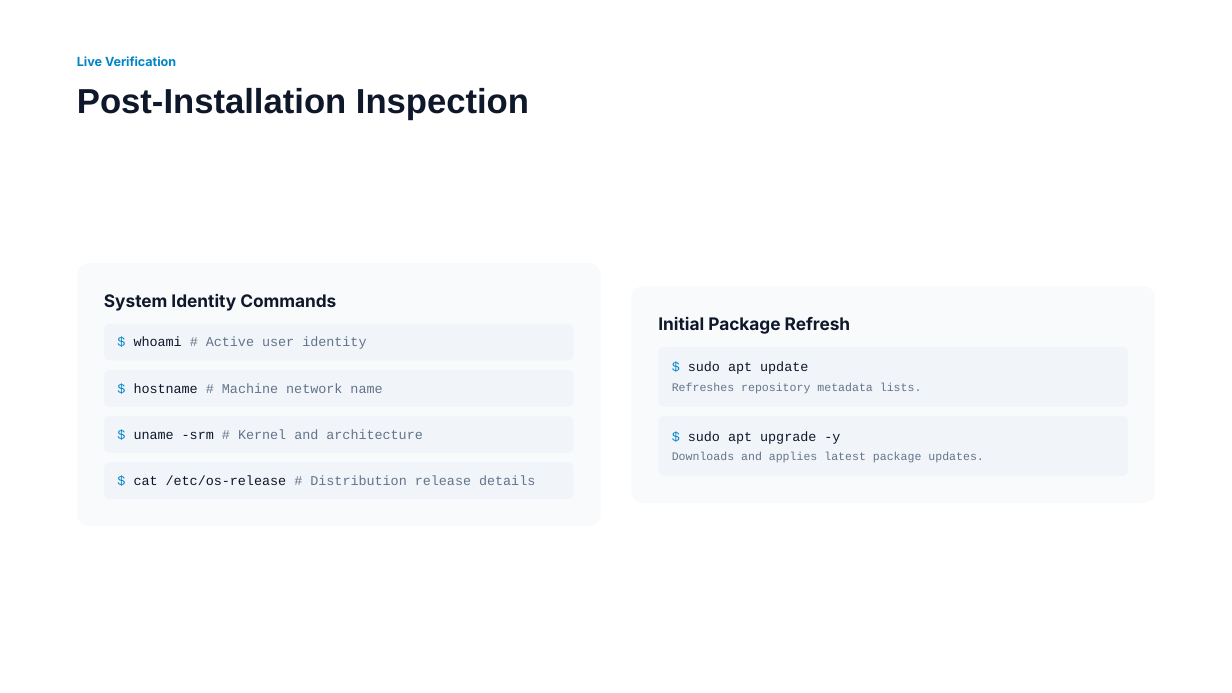
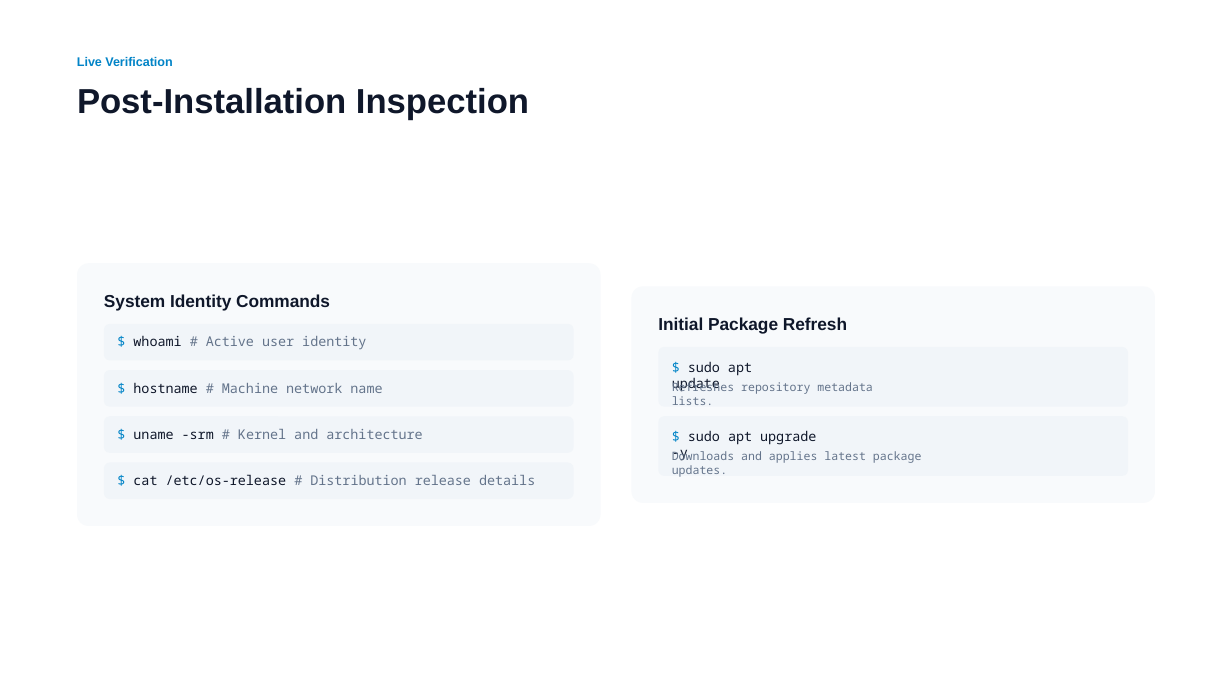
Before and after one commit to flybfree/Linux_Introduction_recovered, a slide deck: slide 16 of Presentation/Lesson 1_ Operating Systems and Linux Fundamentals.pptx (slide 14 before the commit). Drawn at 1232x693 pixels with LibreOffice and Linux fonts; fonts in the diff are those of the drawing. Boxes give left, top, right and bottom in pixels: in the first picture for what was removed or moved away, otherwise in the second. Text is boxed around its words. In the diff, an @@ line names an element or a change of style, - is before the commit and + after.

Commit message:
Repair fonts in remaining Linux lesson presentations

```diff
--- a/Presentation/Lesson 1_ Operating Systems and Linux Fundamentals.pptx
+++ b/Presentation/Lesson 1_ Operating Systems and Linux Fundamentals.pptx
@@ font Inter to Arial in 3 elements at [77, 57, 172, 66], [104, 294, 330, 311], [658, 317, 847, 334] @@
@@ font Courier New to Noto Sans Mono in 8 elements at [133, 336, 366, 349], [133, 383, 382, 393], [133, 429, 422, 439], [133, 474, 535, 485], [672, 449, 922, 477], [672, 380, 873, 405], [672, 430, 816, 461], [672, 362, 752, 392] @@
```
Also in this commit, not shown: 16 other slides changed, 2 slides added, 7 other files.
